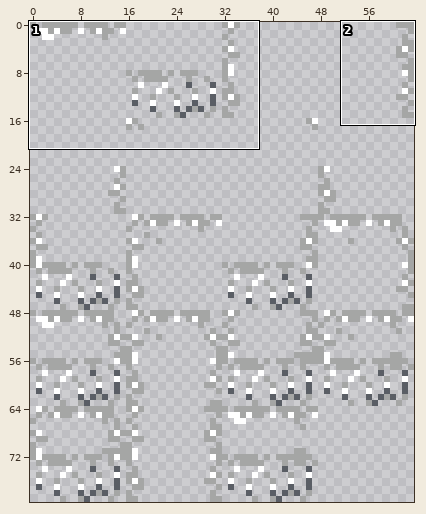
Sprite sheet, stored at graphics/images/wall_ore_vein.png. Above: a wide view before the commit, with the close-up outlined.
Close-up. First the earlier version:
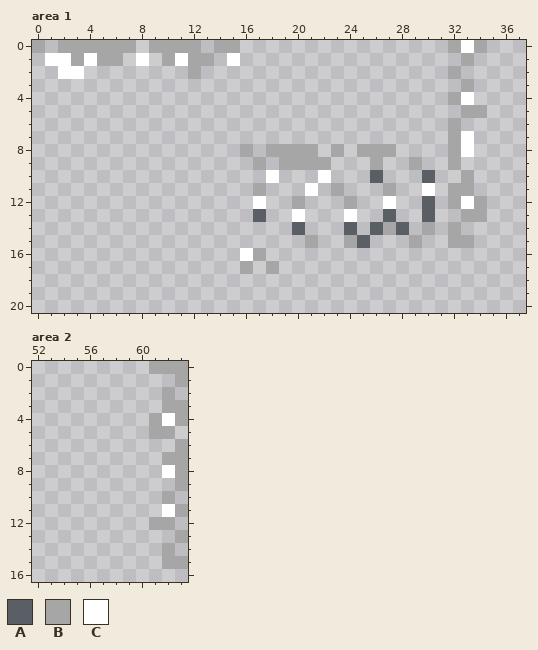
The file is 128x160 pixels, drawn in blocks of 2x2; one block is one cell here. Shown: area 1: x 0..37, y 0..20; area 2: x 52..63, y 0..16. The commit also changed other parts of the picture, which this record leaves out.
Palette (. is transparent): A #5a5e65  B #a5a6a5  C #ffffff
Pixels before, area 1, first column x 0:
 0 B.BBBBBB.BBBB.BB................BCB
 1 .CCBCBB.C.BCBB.C.................B.
 2 ..CC........B...................B..
 3 .................................B.
 4 ................................BC.
 5 .................................BB
 6 ................................B..
 7 ................................BC.
 8 ................B.BBBB.B.BBB....BC.
 9 .................B.BBBB...B..B..B..
10 ..................C...C...A...A..B.
11 .................B...C.B...B..C.BB.
12 .................C..B...B..C..A.BCB
13 .................A..C...C..A..A..BB
14 ....................A...A.ABA.B.B..
15 .....................B..BA...B..BB.
16 ................CB.................
17 ................B.B................
Pixels before, area 2, first column x 61:
 0 BBB
 1 ..B
 2 .B.
 3 .BB
 4 BCB
 5 BB.
 6 ..B
 7 .BB
 8 .CB
 9 ..B
10 .B.
11 .CB
12 BB.
13 ..B
14 .B.
15 .BB
After the commit:
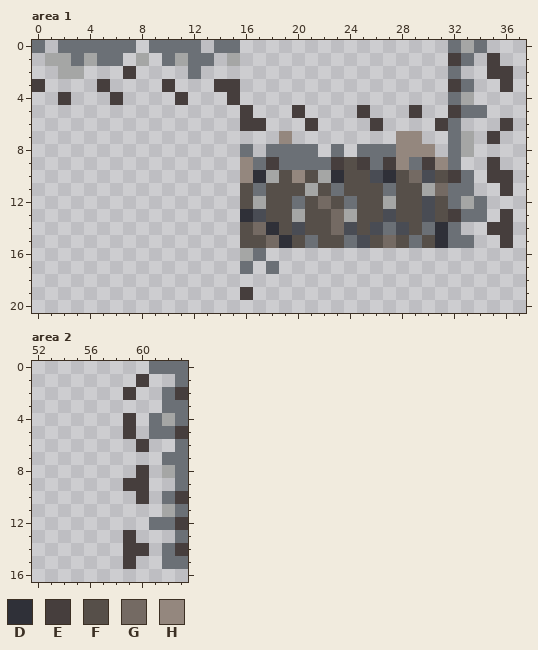
Colours new in this view: D #2f3038  E #463e3d  F #564f49  G #746a63  H #94877e
Difference:
colour A: #5a5e65 -> #494c54
colour B: #a5a6a5 -> #6b7076
colour C: #ffffff -> #a5a6a5
Area 1:
y 1: x 32 . -> E; x 35 . -> E
y 2: x 7 . -> E; x 35..36 .. -> EE
y 3: x 0 . -> E; x 5 . -> E; x 10 . -> E; x 14..15 .. -> EE; x 32 . -> E; x 36 . -> E
y 4: x 2 . -> E; x 6 . -> E; x 11 . -> E; x 15 . -> E
y 5: x 16 . -> E; x 20 . -> E; x 25 . -> E; x 29 . -> E; x 32 . -> E
y 6: x 16..17 .. -> EE; x 21 . -> E; x 26 . -> E; x 31 . -> E; x 36 . -> E
y 7: x 19 . -> H; x 28..29 .. -> HH; x 35 . -> E
y 8: x 28..30 ... -> HHH
y 9: x 16 . -> H; x 18 . -> E; x 23..25 ... -> EFE; x 27..28 .. -> EH; x 30..31 .. -> EH; x 35 . -> E
y 10: x 16..17 .. -> HD; x 19..21 ... -> FHF; x 23..25 ... -> DFF; x 27..29 ... -> DFG; x 31..32 .. -> FE; x 35..36 .. -> EE
y 11: x 16 . -> F; x 18..20 ... -> FFF; x 22 . -> F; x 24..26 ... -> FFF; x 28..29 .. -> FF; x 31 . -> G; x 36 . -> E
y 12: x 16 . -> F; x 18..19 .. -> FF; x 21..23 ... -> FGF; x 25..26 .. -> FF; x 28..29 .. -> FF; x 31 . -> F
y 13: x 16 . -> D; x 18..19 .. -> FF; x 21..23 ... -> FFG; x 25..26 .. -> FF; x 28..29 .. -> FF; x 31..32 .. -> FE; x 36 . -> E
y 14: x 16..19 .... -> FGDF; x 21..23 ... -> FFG; x 25 . -> F; x 29 . -> F; x 31 . -> D; x 35..36 .. -> EE
y 15: x 16..20 ..... -> FFGDF; x 22..23 .. -> FF; x 26..28 ... -> FGF; x 30..31 .. -> FD; x 36 . -> E
y 19: x 16 . -> E
Area 2:
y 1: x 60 . -> E
y 2: x 59 . -> E; x 63 . -> E
y 4: x 59 . -> E
y 5: x 59 . -> E; x 63 . -> E
y 6: x 60 . -> E
y 8: x 60 . -> E
y 9: x 59..60 .. -> EE
y 10: x 60 . -> E; x 63 . -> E
y 12: x 63 . -> E
y 13: x 59 . -> E
y 14: x 59..60 .. -> EE; x 63 . -> E
y 15: x 59 . -> E
Where, in picture pixels (left, top, right, bottom), the same in both close-ups:
changed: (32, 40, 513, 300)
changed: (123, 361, 188, 569)
